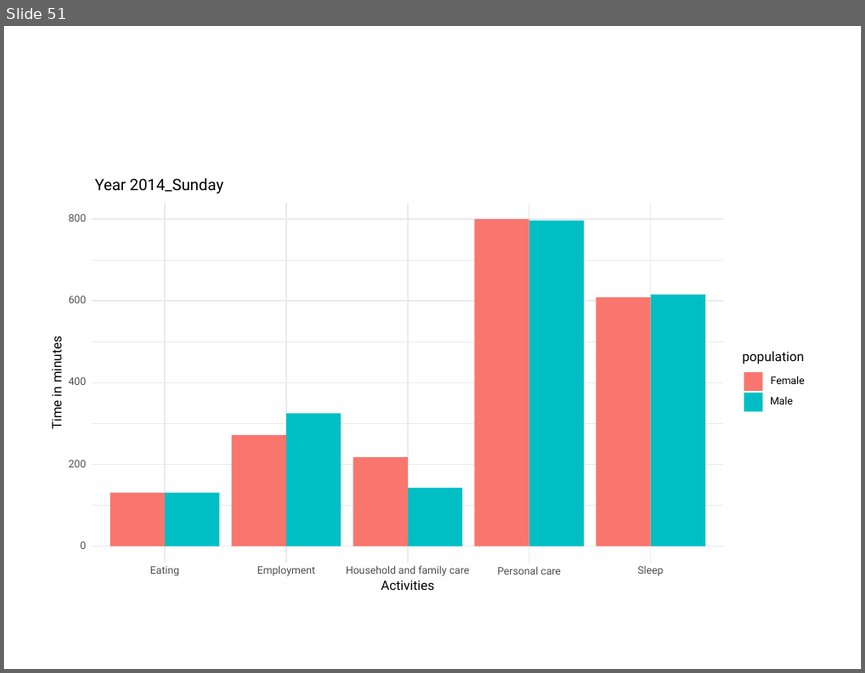
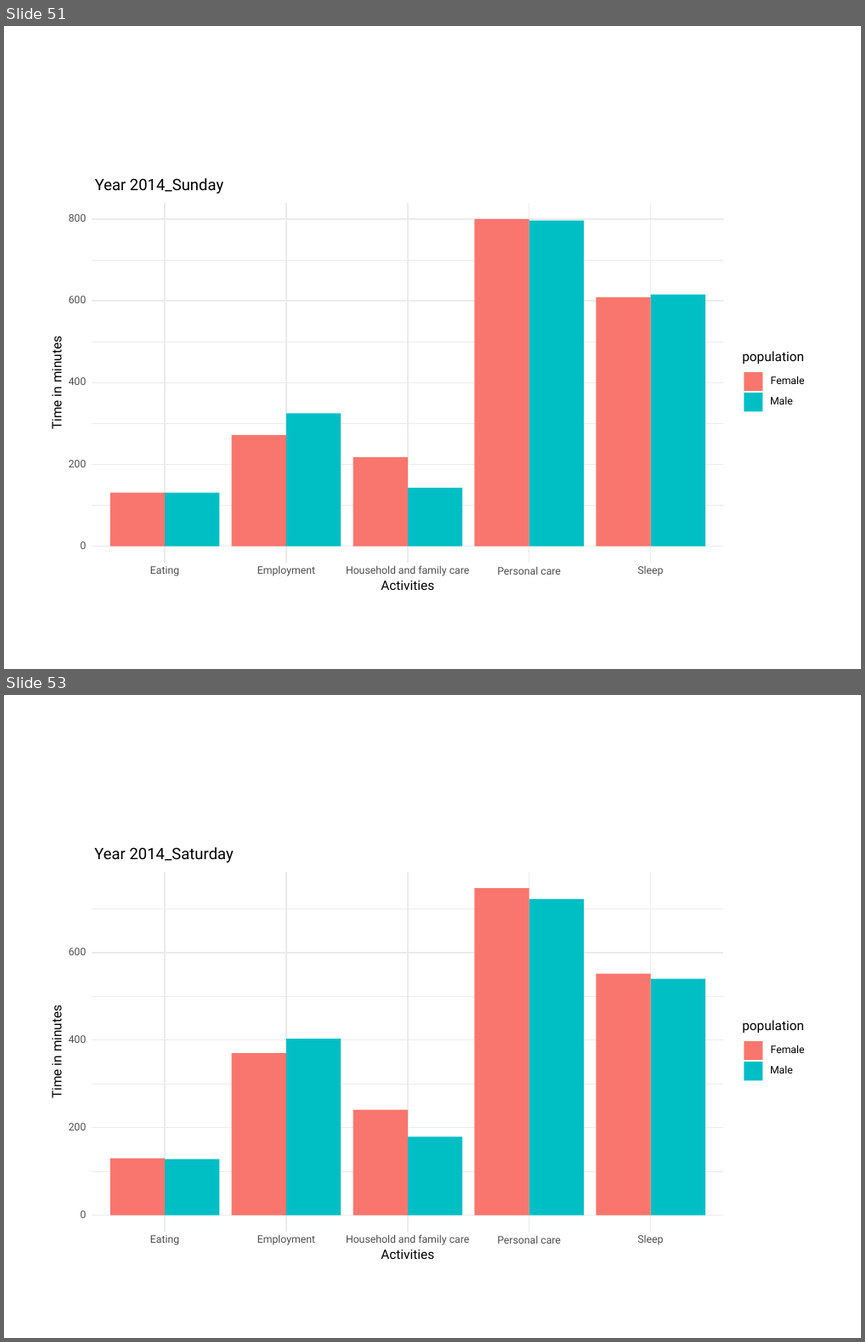
Before and after one commit to rbind/b-rodrigues.github.com, a slide deck: content/blog/test.pptx. Shown one above the other, each under a label of ours: slide 51 before the commit, slides 51 and 53 after it; the slides between them are not shown. The pictures are 865x673 and 865x1342 pixels, drawn with LibreOffice and Linux fonts; fonts in the diff are those of the drawing. Boxes give left, top, right and bottom in pixels: in the first picture for what was removed or moved away, otherwise in the second. Text is boxed around its words. In the diff, an @@ line names an element or a change of style, - is before the commit and + after.

```diff
--- a/content/blog/test.pptx
+++ b/content/blog/test.pptx
@@ slide 53 added at box(4, 695, 861, 1338), background #FFFFFF @@
@@ group added at box(46, 845, 818, 1269): 15 texts, 13 rectangles, 13 freeform shapes @@
+0
+200
+400
+600
+Eating
+Employment
+Household and family care
+Personal care
+Sleep
+Activities
+Time in minutes
+population
+Female
+Male
+Year 2014_Saturday
```
Also in this commit, not shown: 2 other slides added, 11 other files.
